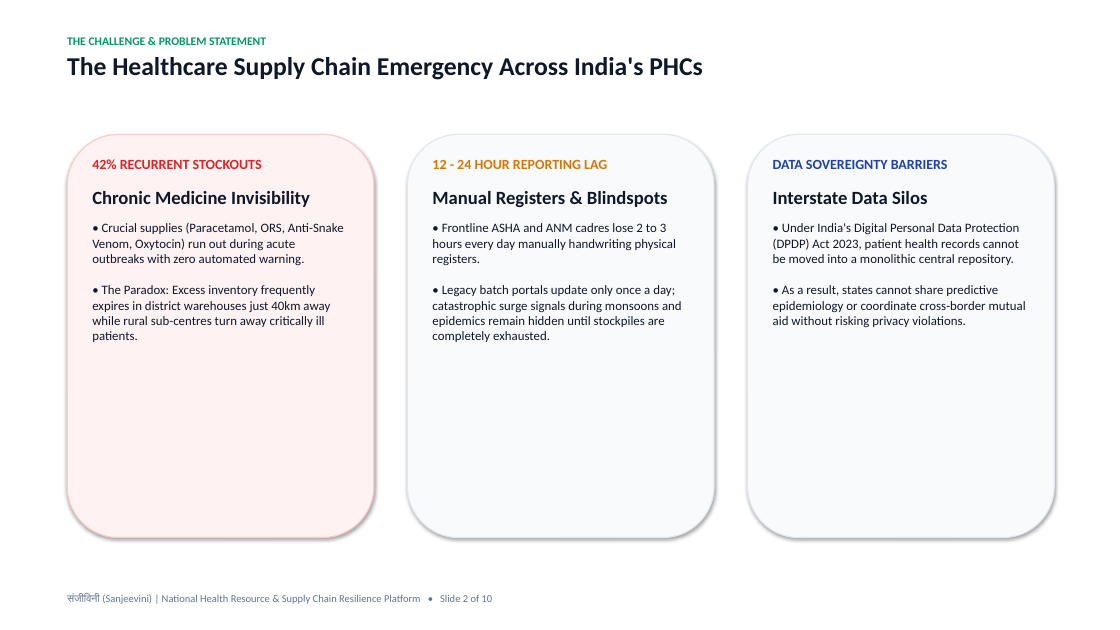
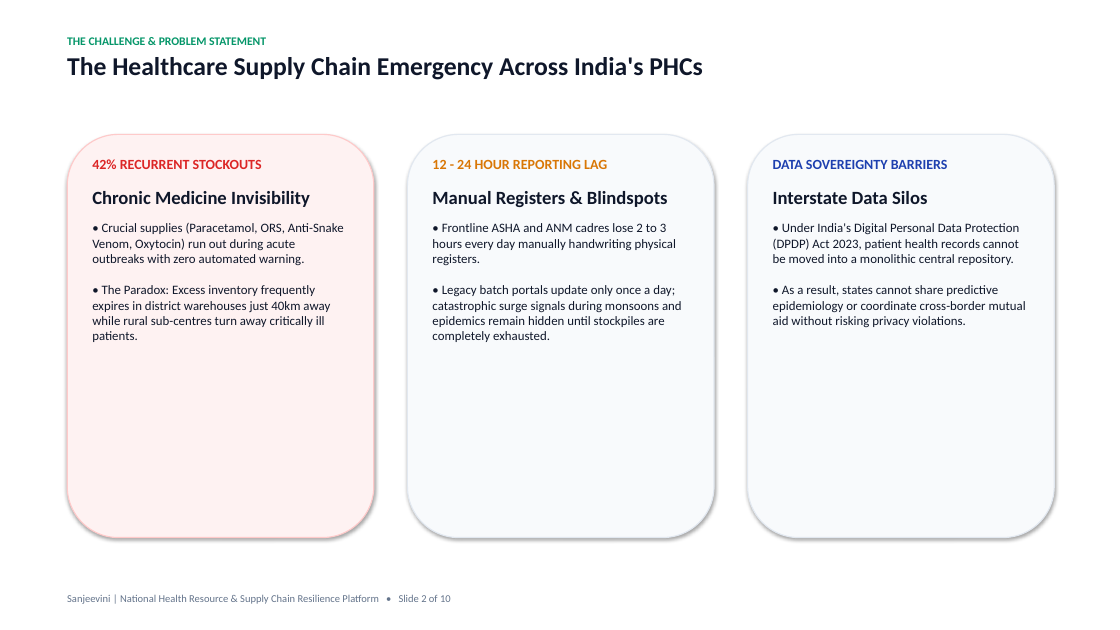
Before and after one commit to chiraghs/Sanjeevini, a slide deck: slide 2 of Pitch-DECK/Sanjeevini-Pitch-Deck.pptx. Drawn at 1120x630 pixels with LibreOffice and Linux fonts; fonts in the diff are those of the drawing. Boxes give left, top, right and bottom in pixels: in the first picture for what was removed or moved away, otherwise in the second. Text is boxed around its words. In the diff, an @@ line names an element or a change of style, - is before the commit and + after.

Commit message:
docs(pitch-deck): remove Devanagari Hindi text and integrate 5-tier System Architecture from README into 10-slide deck

```diff
--- a/Pitch-DECK/Sanjeevini-Pitch-Deck.pptx
+++ b/Pitch-DECK/Sanjeevini-Pitch-Deck.pptx
@@ text at (67, 594, 451, 604): text changed @@
-संजीविनी (Sanjeevini) | National Health Resource & Supply Chain Resilience Platform • Slide 2 of 10
+Sanjeevini | National Health Resource & Supply Chain Resilience Platform • Slide 2 of 10
```
Also in this commit, not shown: 8 other slides changed, 1 slide added, 1 slide removed, 2 other files.
